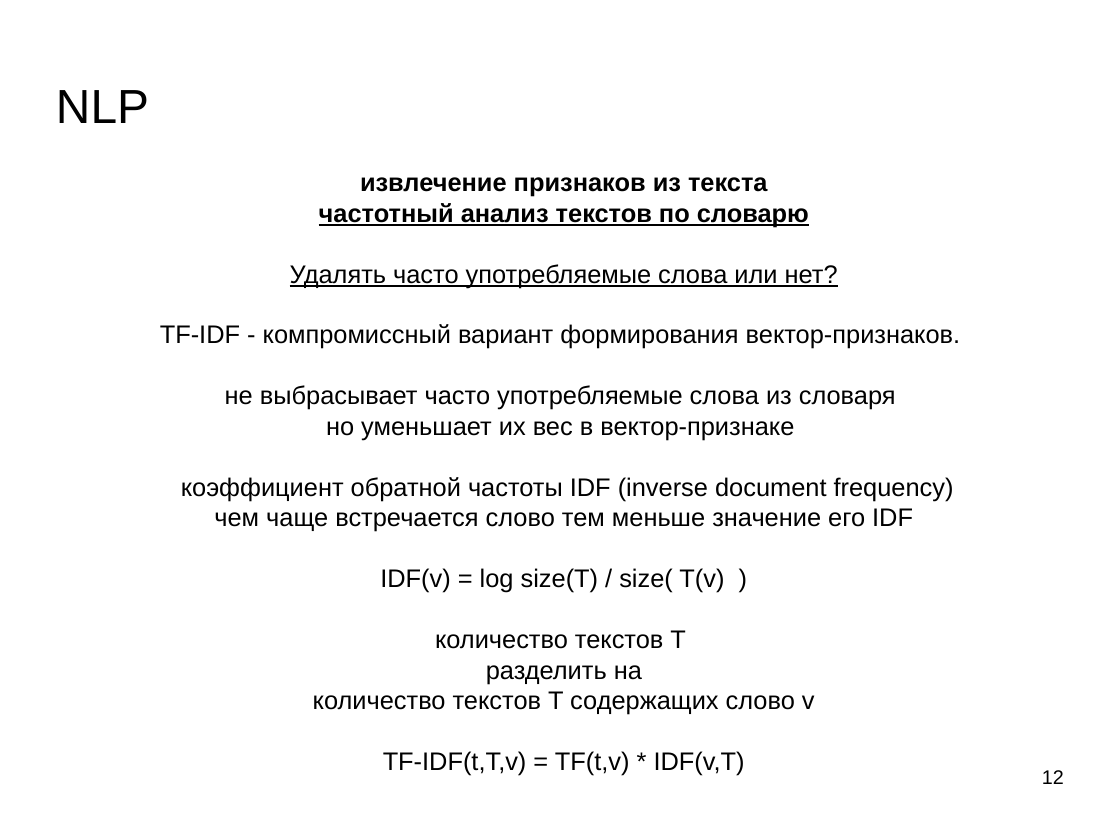
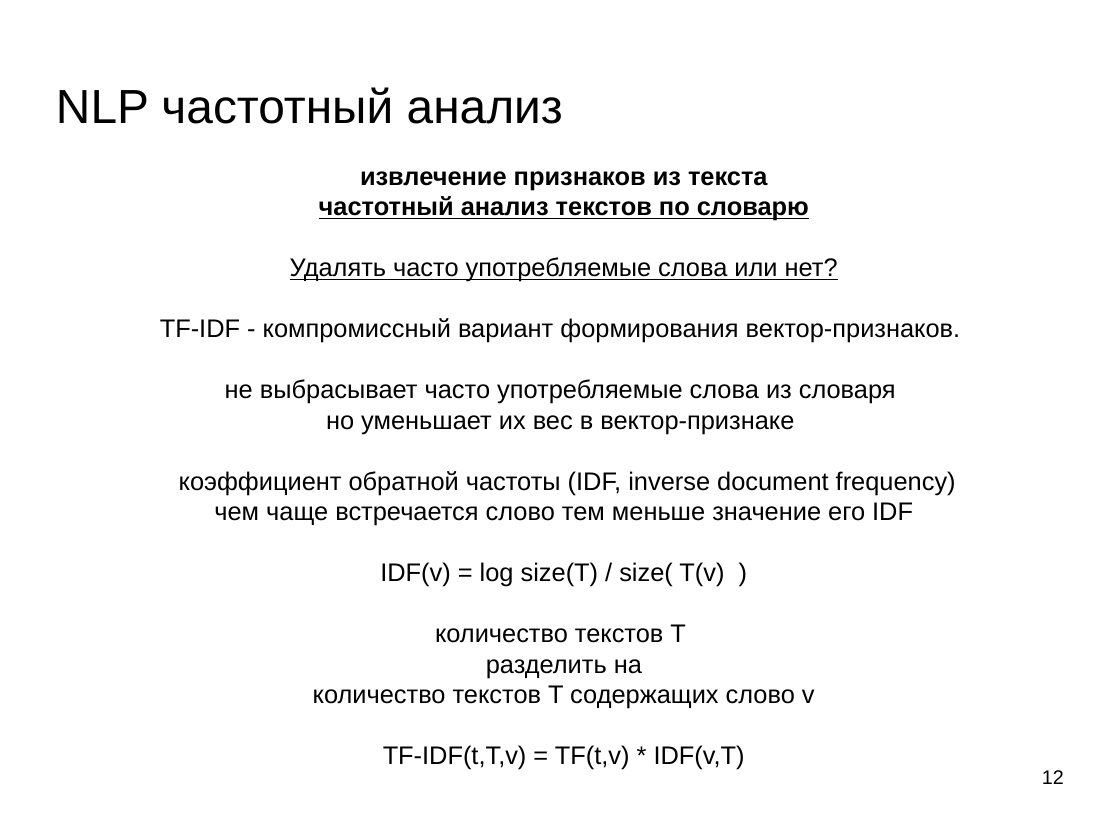
Before and after one commit to mechanoid5/ml_lectorium_legacy, a slide deck: slide 12 of 13-text-proc.odp. Drawn at 1120x840 pixels with LibreOffice and Linux fonts; fonts in the diff are those of the drawing; background and template pictures are left out. Boxes give left, top, right and bottom in pixels: in the first picture for what was removed or moved away, otherwise in the second. Text is boxed around its words. In the diff, an @@ line names an element or a change of style, - is before the commit and + after.

```diff
--- a/13-text-proc.odp
+++ b/13-text-proc.odp
@@ title at [56, 87, 563, 124]: text changed @@
-NLP
+NLP частотный анализ
@@ text at [179, 471, 956, 495]: text changed @@
-коэффициент обратной частоты IDF (inverse document frequency)
+коэффициент обратной частоты (IDF, inverse document frequency)
```
Also in this commit, not shown: 16 other slides changed, 1 slide added, 1 slide removed, 4 other files.
